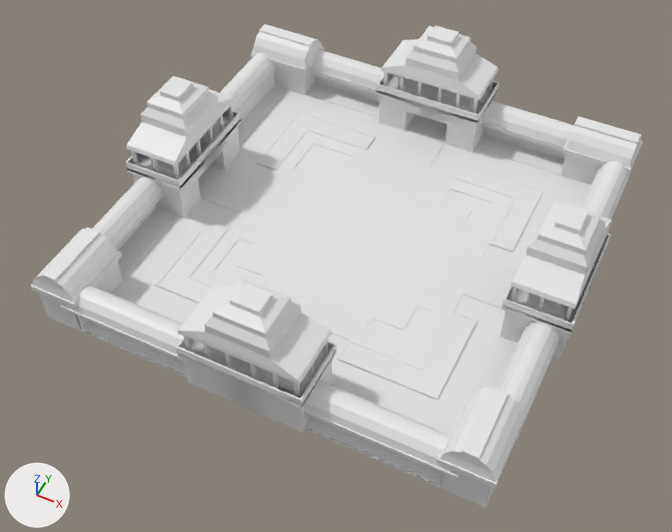
The FBX model Assets/FBXs/env_ground.fbx, before and after one commit.
The view is the same before and after, from a 50 mm lens placed at (33.3, -72.7, 83.7), pointed at (0.3, -6.7, 1.2). Lighting does not change. The marker at lower left points along +X, +Y and +Z. Where no turn or scale is listed for an object, it has been applied to the vertices. Vertices at the same position are counted once.

The first picture shows 'env_gate', 'env_ground_new', 'env_sidethings'.
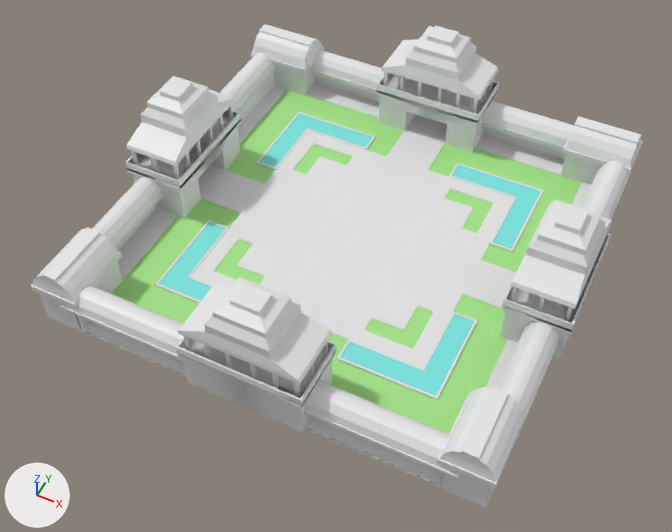
The change, as a list of edits to the scene's bpy script:
```text
Add mat_water:
    mat_water = principled_material('water')
    mat_water.base_color = (0.2, 0.8, 0.755)  # cyan #7ce7e1
Add mat_grass:
    mat_grass = principled_material('grass')
    mat_grass.base_color = (0.381, 0.8, 0.249)  # green #a6e789
Change me_cube_010:
    where me_cube_010.from_pydata(...)  # 3034 vertices, 1961 faces; spans x -27.0..27.0, y -27.0..27.0, z -1.0..0.1
    used by ob_env_ground_new; location = (0.0, 0.0, 0.0)
    me_cube_010 part 1: the 1 face centred in x -13.7, y -13.7, z 0.0 switches from mat_material (its picture is missing) to mat_water (cyan #7be7e1)
    me_cube_010 part 2: the 1 face centred in x -13.7, y 13.7, z 0.0 switches from mat_material (its picture is missing) to mat_water (cyan #7be7e1)
    me_cube_010 part 3: the 1 face centred in x 13.7, y -13.7, z 0.0 switches from mat_material (its picture is missing) to mat_water (cyan #7be7e1)
    me_cube_010 part 4: the 1 face centred in x 13.7, y 13.7, z 0.0 switches from mat_material (its picture is missing) to mat_water (cyan #7be7e1)
    me_cube_010 part 5: 2 of the faces centred in x -14.7..-10.7, y -14.7..-10.7, z -0.1 switch from mat_material (its picture is missing) to mat_grass (green #a6e789)
    me_cube_010 part 6: 2 of the faces centred in x -14.7..-10.7, y 10.7..14.7, z -0.1 switch from mat_material (its picture is missing) to mat_grass (green #a6e789)
    me_cube_010 part 7: 2 of the faces centred in x 10.7..14.7, y -14.7..-10.7, z -0.1 switch from mat_material (its picture is missing) to mat_grass (green #a6e789)
    me_cube_010 part 8: 2 of the faces centred in x 10.7..14.7, y 10.7..14.7, z -0.1 switch from mat_material (its picture is missing) to mat_grass (green #a6e789)
    add me_cube_010.materials.append(mat_water)  # cyan #7ce7e1
```

Pixel boxes [x1, y1, x2, y2] of what changed, in the pictures (672 x 532 px):
part 1 of me_cube_010, recoloured (white to cyan): [159, 222, 226, 301] in both
part 2 of me_cube_010, recoloured (white to cyan): [260, 114, 373, 167] in both
part 3 of me_cube_010, recoloured (white to cyan): [340, 314, 474, 396] in both
part 4 of me_cube_010, recoloured (white to cyan): [452, 165, 541, 249] in both
part 5 of me_cube_010, recoloured (white to green): [112, 199, 265, 324] in both
part 6 of me_cube_010, recoloured (white to green): [226, 90, 404, 184] in both
part 7 of me_cube_010, recoloured (white to green): [328, 294, 507, 434] in both
part 8 of me_cube_010, recoloured (white to green): [428, 144, 581, 272] in both
